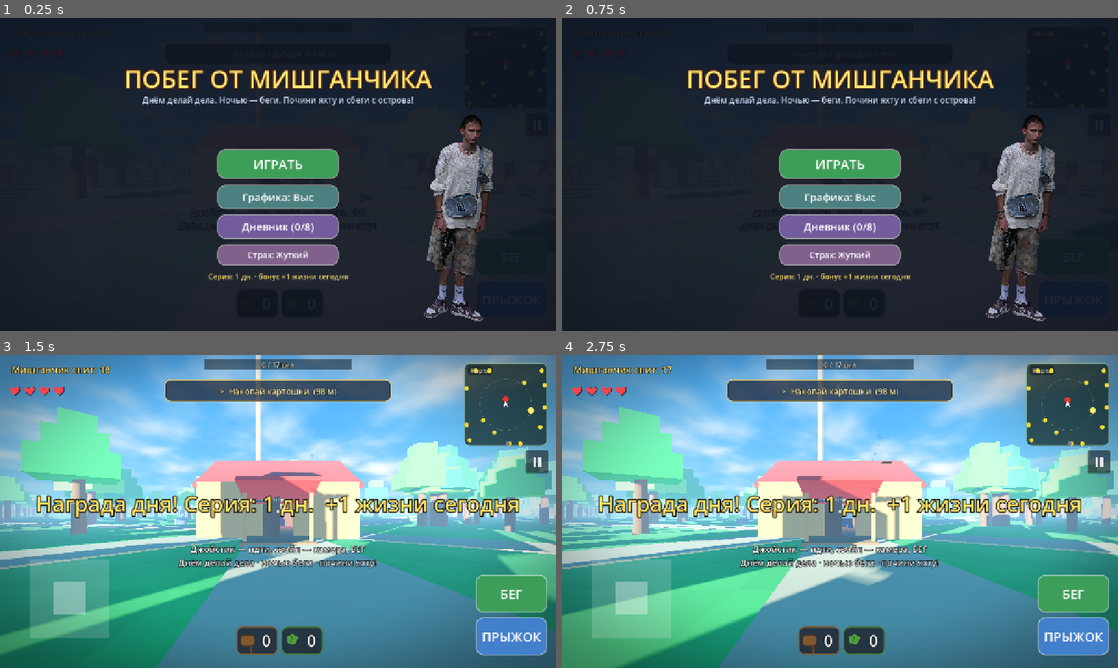
Above: before the commit, frames 1-4 (two rows, left to right).
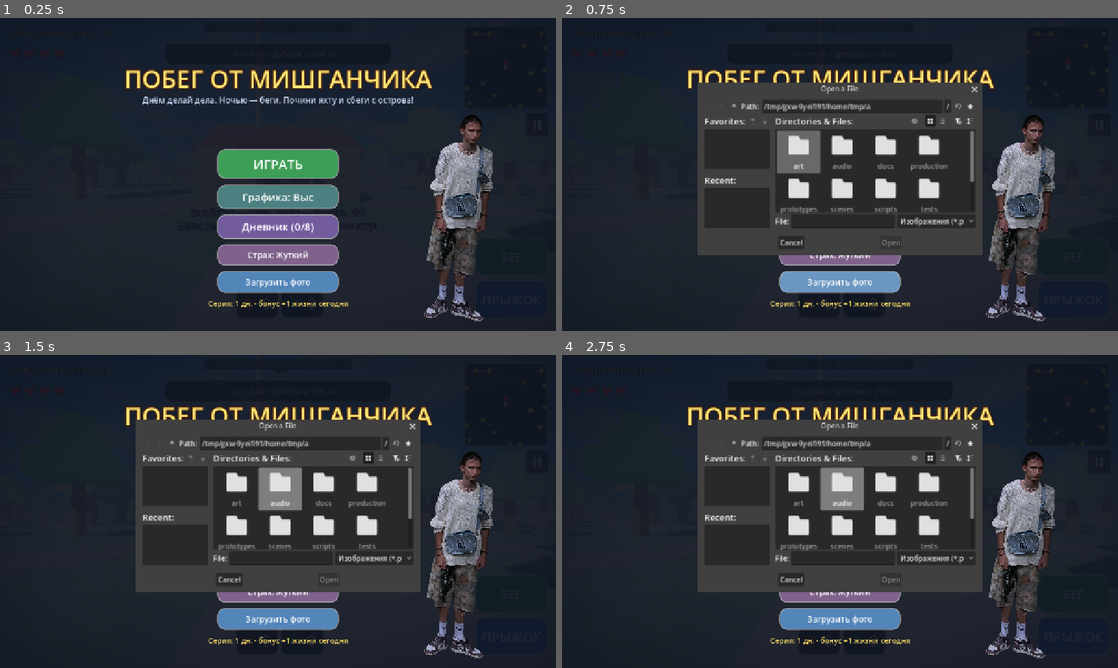
Above: after the commit, the same moments.

Repository: deripaskaD/mishGUNchik-escape
Game: Godot game, scene res://scenes/main3d.tscn
Two runs of this game, one before a commit and one after it. Both use one fixed random seed, a clock stepped at 60 frames per second and the inputs below.
Inputs (mouse positions are in pixels of both pictures, inside the frame that each line leads up to):
- Up to frame 1 (0.25 s): no input
- Up to frame 2 (0.75 s): click (840, 280) at 0.5 s, where only the run after the commit has a clickable "Загрузить фото"
- Up to frame 3 (1.5 s): click "ИГРАТЬ" at 1.25 s
- Up to frame 4 (2.75 s): click (840, 502) at 2 s, where only the run after the commit has a clickable "ИГРАТЬ"

The runs differ from the first frame. In frame 1, 1.8% of the frame differs, in the area x 37-63%, y 80-93%; in frame 2, 22%; in frame 3, 98%; in frame 4, 99%, in the area x 0-100%, y 0-100%.

Commit message:
feat: «Загрузить фото» в меню (свой персонаж: файл-диалог/веб-пикер → лицо+скейр+тайтл) + тени: 8К карта/дистанция 45м + перф: far-plane по туману

Diff:
--- a/project.godot
+++ b/project.godot
@@ -40,6 +40,9 @@
 
 renderer/rendering_method="gl_compatibility"
 renderer/rendering_method.mobile="gl_compatibility"
+lights_and_shadows/directional_shadow/size=8192
+lights_and_shadows/directional_shadow/size.mobile=2048
+lights_and_shadows/directional_shadow/soft_shadow_filter_quality=3
 
 [input_devices]
 
--- a/scripts/proto3d/chaser_config.gd
+++ b/scripts/proto3d/chaser_config.gd
@@ -24,6 +24,7 @@
 # ── визуал персонажа ──
 const MODEL_PATH := "res://art/models/character/mishganchik.fbx"   # 3D-модель со скелетом; нет файла → билборд-фолбэк
 const BILLBOARD_TEX := "res://art/mishganchik.png"                 # билборд-фолбэк + джампскейр + тайтл-экран
+const CUSTOM_PHOTO := "user://custom_photo.png"    # пользовательское фото («Загрузить фото» в меню) — приоритетнее BILLBOARD_TEX
 const MODEL_SCALE := 1.18                     # ~1.87 м → ~2.2 м (нависающий антагонист)
 const GLOW_COLOR := Color(0.74, 0.84, 1.0)    # обычная ночная подсветка модели (бледно-лунная)
 
--- a/scripts/proto3d/game3d.gd
+++ b/scripts/proto3d/game3d.gd
@@ -226,6 +226,8 @@
 var win_overlay: ColorRect
 var win_label: Label
 var title_root: Control   # тайтл-экран (Играть/Графика/Дневник) — показывается на старте
+var custom_photo: Texture2D   # пользовательское фото персонажа (user://custom_photo.png)
+var _js_photo_cb: JavaScriptObject   # держим ссылку (иначе GC на вебе)
 
 # мини-карта-радар
 var radar: Control
@@ -307,6 +309,7 @@
 			_ap_max = 60000   # длинный прогон: проверить ПОЛНУЮ петлю до won=true
 	if not _autoplay:
 		_load_save()   # стрик/бонус-жизни/дневник/lowgfx до постройки HUD
+	_load_custom_photo()
 	ads = preload("res://scripts/proto3d/ads.gd").new()
 	ads.ads_removed = noads
 	ads.rewarded_done.connect(_on_rewarded)
@@ -741,8 +744,8 @@
 	sun.light_color = Color(1.0, 0.94, 0.83)   # тёплый солнечный свет (не белый «прожектор»)
 	sun.shadow_enabled = not _mobile   # на телефоне тени выключены (тяжело)
 	sun.directional_shadow_mode = DirectionalLight3D.SHADOW_ORTHOGONAL   # 1 сплит: нет мерцания на границах сплитов
-	sun.directional_shadow_max_distance = 70.0   # тени только вблизи (туман скрывает дальние) → перф ок
-	sun.shadow_blur = 2.2                          # мягче края (скрывает остаточный шиммер)
+	sun.directional_shadow_max_distance = 45.0   # короче дистанция = плотнее тексели → нет дрожи вблизи
+	sun.shadow_blur = 2.8                          # мягче края (скрывает остаточный шиммер)
 	sun.shadow_bias = 0.06
 	sun.shadow_normal_bias = 3.0
 	add_child(sun)
@@ -2042,6 +2045,7 @@
 	add_child(player)
 	cam = Camera3D.new()
 	cam.fov = 75.0
+	cam.far = 240.0 if _mobile else 320.0   # дальше всё скрыто туманом — не рисуем (большая экономия GPU)
 	cam.position = Vector3(0, 0.7, 0)
 	player.add_child(cam)
 	# фонарик (награда rewarded «flashlight»): тёплый конус света до рассвета
@@ -2304,13 +2308,15 @@
 		head.position = Vector3(0, 1.42, 0)
 		head.material_override = skin
 		timokha.add_child(head)
-		if ResourceLoader.exists(tex_path):
+		var ptex := _photo_tex()
+		if ptex != null:
 			# лицо из фото — decal на передней грани куба (мемность + узнаваемость)
 			# регион лица — через uv1_offset/scale (AtlasTexture в 3D-материалах НЕ работает: регион игнорируется)
+			var freg := _photo_face_region()
 			var fmat := StandardMaterial3D.new()
-			fmat.albedo_texture = load(tex_path)
-			fmat.uv1_offset = Vector3(CC.FACE_REGION.position.x, CC.FACE_REGION.position.y, 0)
-			fmat.uv1_scale = Vector3(CC.FACE_REGION.size.x, CC.FACE_REGION.size.y, 1)
+			fmat.albedo_texture = ptex
+			fmat.uv1_offset = Vector3(freg.position.x, freg.position.y, 0)
+			fmat.uv1_scale = Vector3(freg.size.x, freg.size.y, 1)
 			fmat.transparency = BaseMaterial3D.TRANSPARENCY_ALPHA_SCISSOR
 			var face := MeshInstance3D.new()
 			var qm := QuadMesh.new()
@@ -2695,8 +2701,8 @@
 	js_face.expand_mode = TextureRect.EXPAND_IGNORE_SIZE
 	js_face.stretch_mode = TextureRect.STRETCH_KEEP_ASPECT_CENTERED
 	js_face.mouse_filter = Control.MOUSE_FILTER_IGNORE
-	if ResourceLoader.exists(CC.BILLBOARD_TEX):
-		js_face.texture = load(CC.BILLBOARD_TEX)
+	if _photo_tex() != null:
+		js_face.texture = _photo_tex()
 	js_root.add_child(js_face)
 	# квест-зона: карточка «ЦЕЛЬ» — единый фокус внимания (компас+дело), верх-центр
 	quest_card = Panel.new()
@@ -2979,6 +2985,79 @@
 		f.store_string(JSON.stringify({"day": _save_day, "streak": streak, "bonus": daily_bonus, "lore": lore_idx, "lowgfx": lowgfx, "noads": noads, "gentle": gentle, "wins": wins_total, "tot_caught": caught_total, "best_nights": best_nights}))
 		f.close()
 
+func _load_custom_photo() -> void:
+	if not FileAccess.file_exists(CC.CUSTOM_PHOTO):
+		return
+	var f := FileAccess.open(CC.CUSTOM_PHOTO, FileAccess.READ)
+	if f == null:
+		return
+	var img := Image.new()
+	if img.load_png_from_buffer(f.get_buffer(f.get_length())) == OK:
+		custom_photo = ImageTexture.create_from_image(img)
+
+func _photo_tex() -> Texture2D:
+	# фото персонажа: пользовательское (из меню) приоритетнее встроенного
+	if custom_photo != null:
+		return custom_photo
+	if ResourceLoader.exists(CC.BILLBOARD_TEX):
+		return load(CC.BILLBOARD_TEX)
+	return null
+
+func _photo_face_region() -> Rect2:
+	if custom_photo != null:
+		# произвольное фото: верхне-центральный квадрат (в портретах лицо там)
+		var w := float(custom_photo.get_width())
+		var h := float(custom_photo.get_height())
+		var side := minf(w, h * 0.62)
+		return Rect2((1.0 - side / w) * 0.5, 0.03, side / w, side / h)
+	return CC.FACE_REGION
+
+func _pick_photo() -> void:
+	if OS.has_feature("web"):
+		if _js_photo_cb == null:
+			_js_photo_cb = JavaScriptBridge.create_callback(_js_photo_picked)
+		var window := JavaScriptBridge.get_interface("window")
+		window.__gd_photo_cb = _js_photo_cb
+		JavaScriptBridge.eval("(function(){var i=document.createElement('input');i.type='file';i.accept='image/*';i.onchange=function(){var f=i.files[0];if(!f)return;var r=new FileReader();r.onload=function(){window.__gd_photo_cb(r.result);};r.readAsDataURL(f);};i.click();})();", true)
+	else:
+		var fd := FileDialog.new()
+		fd.access = FileDialog.ACCESS_FILESYSTEM
+		fd.file_mode = FileDialog.FILE_MODE_OPEN_FILE
+		fd.use_native_dialog = true
+		fd.filters = PackedStringArray(["*.png, *.jpg, *.jpeg, *.webp ; Изображения"])
+		fd.file_selected.connect(_photo_file_selected)
+		add_child(fd)
+		fd.popup_centered()
+
+func _photo_file_selected(path: String) -> void:
+	var img := Image.new()
+	if img.load(path) == OK:
+		_apply_new_photo(img)
+
+func _js_photo_picked(args: Array) -> void:
+	if args.is_empty():
+		return
+	var data := str(args[0])
+	var comma := data.find(",")
+	if comma < 0:
+		return
+	var meta := data.substr(0, comma)
+	var raw := Marshalls.base64_to_raw(data.substr(comma + 1))
+	var img := Image.new()
+	var err := img.load_png_from_buffer(raw) if meta.contains("png") \
+		else (img.load_webp_from_buffer(raw) if meta.contains("webp") else img.load_jpg_from_buffer(raw))
+	if err == OK:
+		_apply_new_photo(img)
+
+func _apply_new_photo(img: Image) -> void:
+	# ужать до 1024 (память/скорость), сохранить в профиль, пересобрать мир с новым фото
+	var mx := maxi(img.get_width(), img.get_height())
+	if mx > 1024:
+		var k := 1024.0 / float(mx)
+		img.resize(int(img.get_width() * k), int(img.get_height() * k), Image.INTERPOLATE_LANCZOS)
+	img.save_png(CC.CUSTOM_PHOTO)
+	get_tree().reload_current_scene()
+
 func _build_title() -> void:
 	# тайтл-экран: заголовок + Мишганчик + Играть/Графика/Дневник (детям привычнее меню; мышь захватываем по «Играть»)
 	var layer := CanvasLayer.new()
@@ -3011,9 +3090,9 @@
 	t2.text = "Днём делай дела. Ночью — беги. Почини яхту и сбеги с острова!"
 	title_root.add_child(t2)
 	# Мишганчик сбоку (узнаваемость + лёгкая жуть)
-	if ResourceLoader.exists(CC.BILLBOARD_TEX):
+	if _photo_tex() != null:
 		var face := TextureRect.new()
-		face.texture = load(CC.BILLBOARD_TEX)
+		face.texture = _photo_tex()
 		face.expand_mode = TextureRect.EXPAND_IGNORE_SIZE
 		face.stretch_mode = TextureRect.STRETCH_KEEP_ASPECT
 		face.size = Vector2(150, 477)
@@ -3053,6 +3132,13 @@
 		bgentle.text = "Страх: Мягкий" if gentle else "Страх: Жуткий"
 	)
 	title_root.add_child(bgentle)
+	var bphoto := Button.new()
+	bphoto.text = "Фото: своё · сменить" if custom_photo != null else "Загрузить фото"
+	bphoto.size = Vector2(280, 50)
+	bphoto.position = Vector2(vp.x * 0.5 - 140, vp.y * 0.42 + 280)
+	_style_button(bphoto, Color(0.32, 0.52, 0.72), 19)
+	bphoto.pressed.connect(_pick_photo)
+	title_root.add_child(bphoto)
 	if CC.ADS_UI:
 		var bnoads := Button.new()
 		bnoads.text = "Без рекламы" if noads else "Убрать рекламу"
@@ -3064,8 +3150,8 @@
 	if streak > 0:
 		var st := Label.new()
 		st.set_anchors_preset(Control.PRESET_TOP_WIDE)
-		st.offset_top = vp.y * 0.42 + 280
-		st.offset_bottom = vp.y * 0.42 + 306
+		st.offset_top = vp.y * 0.42 + 342
+		st.offset_bottom = vp.y * 0.42 + 368
 		st.horizontal_alignment = HORIZONTAL_ALIGNMENT_CENTER
 		st.add_theme_font_size_override("font_size", 17)
 		st.add_theme_color_override("font_color", Color(1.0, 0.88, 0.4))
@@ -3074,8 +3160,8 @@
 	if wins_total > 0 or best_nights > 0:
 		var rec := Label.new()
 		rec.set_anchors_preset(Control.PRESET_TOP_WIDE)
-		rec.offset_top = vp.y * 0.42 + 306
-		rec.offset_bottom = vp.y * 0.42 + 330
+		rec.offset_top = vp.y * 0.42 + 368
+		rec.offset_bottom = vp.y * 0.42 + 392
 		rec.horizontal_alignment = HORIZONTAL_ALIGNMENT_CENTER
 		rec.add_theme_font_size_override("font_size", 15)
 		rec.add_theme_color_override("font_color", Color(0.75, 0.82, 0.9))
Not shown, changed: docs/index.html
Not shown, changed: docs/index.pck
